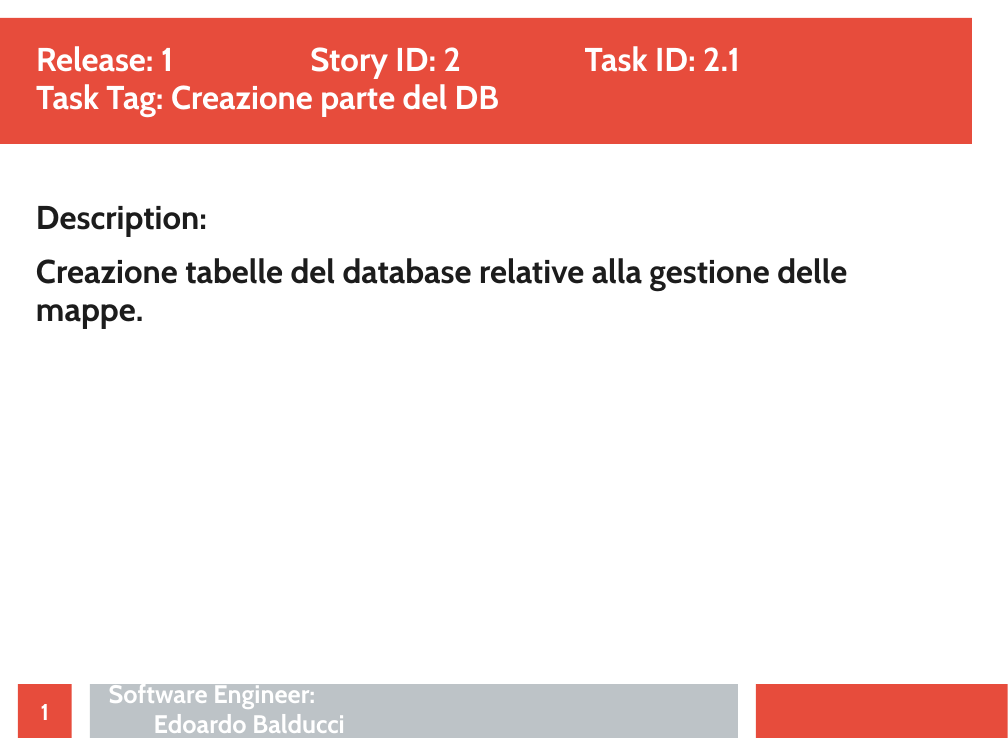
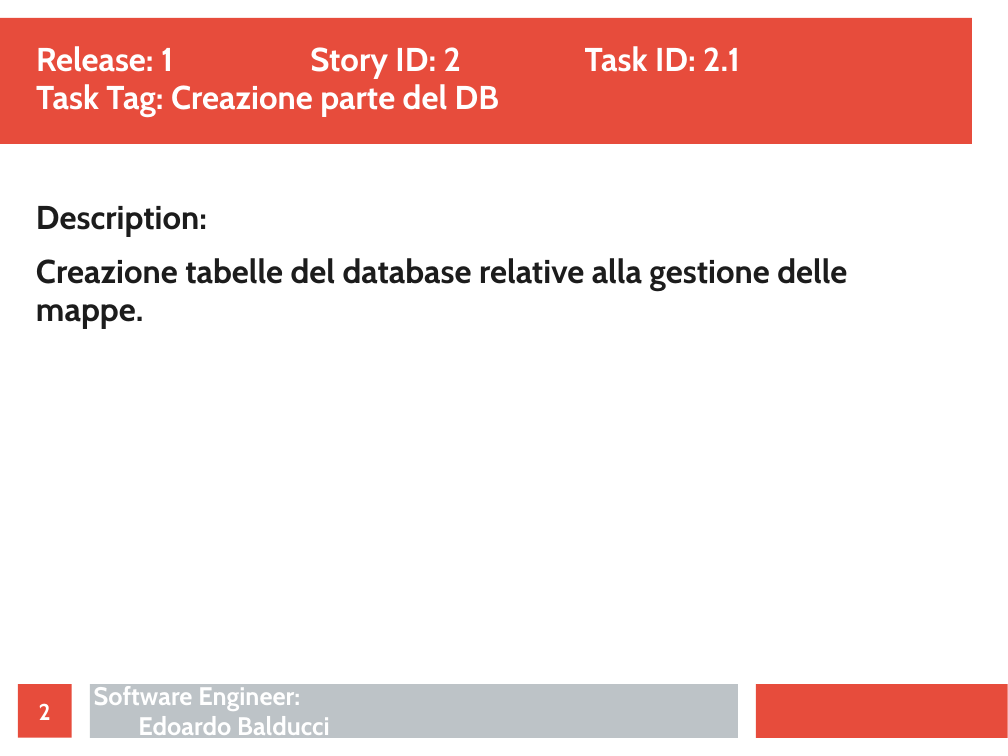
Before and after one commit to ecorradini/ProgettoIDS, a slide deck: slide 2 of AnalisiRequisiti/TaskGestioneMappe.ppt (slide 1 before the commit). Drawn at 1008x756 pixels with LibreOffice and Linux fonts; fonts in the diff are those of the drawing. Boxes give left, top, right and bottom in pixels: in the first picture for what was removed or moved away, otherwise in the second. Text is boxed around its words. In the diff, an @@ line names an element or a change of style, - is before the commit and + after.

```diff
--- a/AnalisiRequisiti/TaskGestioneMappe.ppt
+++ b/AnalisiRequisiti/TaskGestioneMappe.ppt
@@ text "Software Engineer: Edoardo Balducci": place and size @@
-text "Software Engineer: Edoardo Balducci" at (109,682,344,739)
+text "Software Engineer: Edoardo Balducci" at (94,686,329,741)
@@ page number at (39,703,51,720): text changed @@
-1
+2
```
Also in this commit, not shown: 3 other slides changed, 1 slide added, 1 other file.
